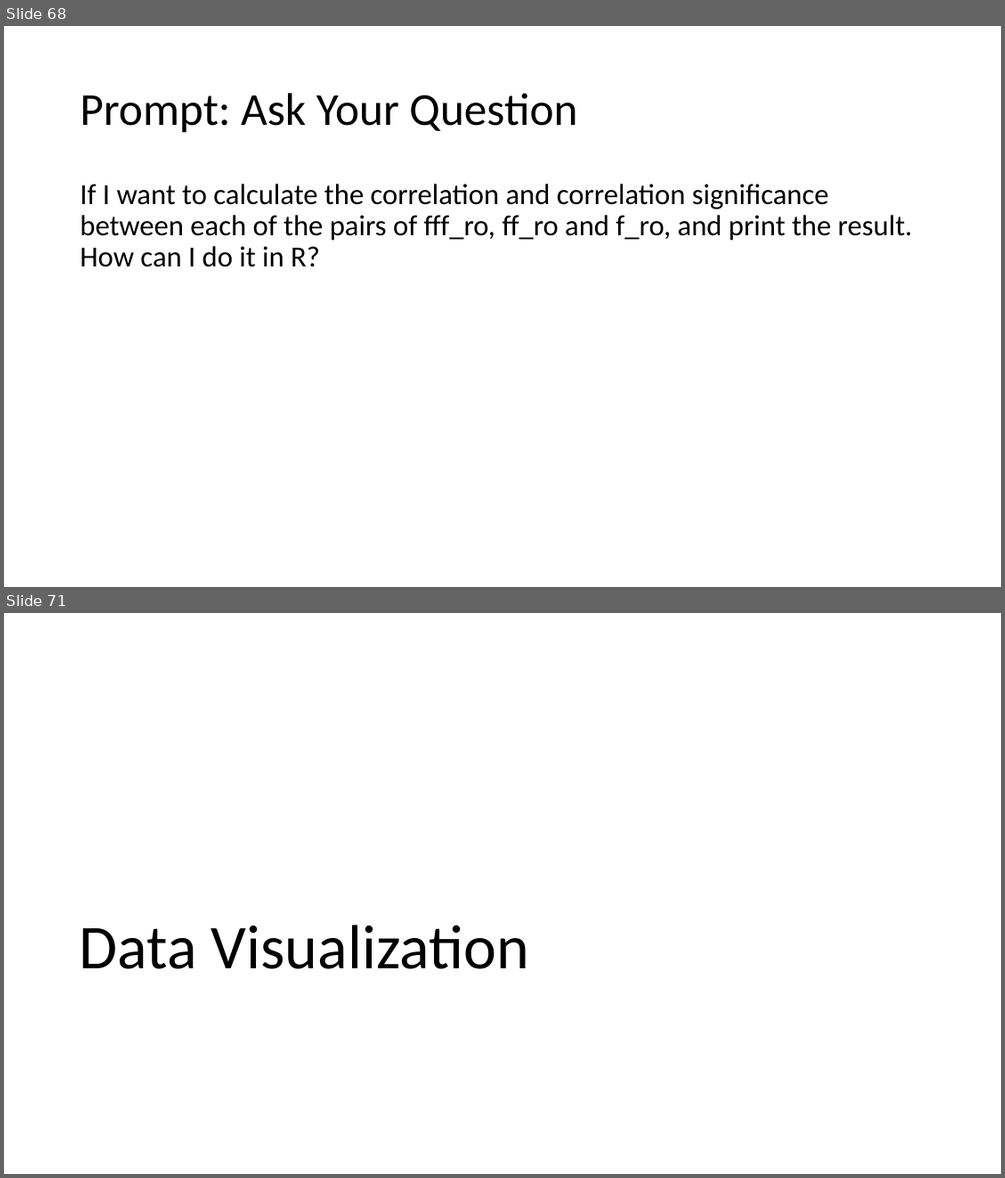
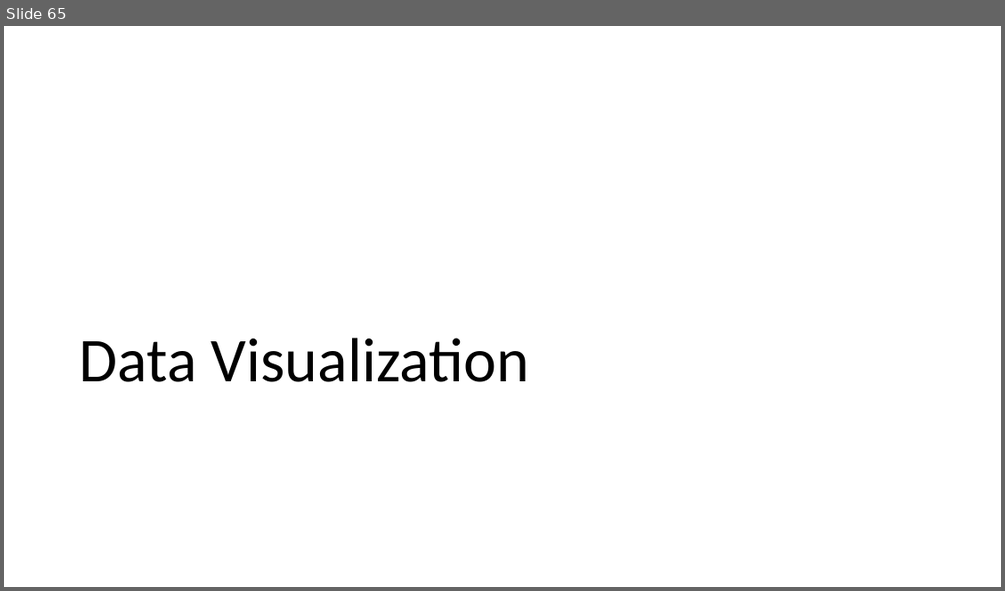
Before and after one commit to fccsdigitalchina/generative_ai_east_asian_studies, a slide deck: _slides/Generative AI for East Asian Studies_use cases.pptx. Shown one above the other, each under a label of ours: slides 68 and 71 before the commit, slide 65 after it; the slides between them are not shown. The pictures are 1005x1178 and 1005x591 pixels, drawn with LibreOffice and Linux fonts; fonts in the diff are those of the drawing. Boxes give left, top, right and bottom in pixels: in the first picture for what was removed or moved away, otherwise in the second. Text is boxed around its words. In the diff, an @@ line names an element or a change of style, - is before the commit and + after.

```diff
--- a/_slides/Generative AI for East Asian Studies_use cases.pptx
+++ b/_slides/Generative AI for East Asian Studies_use cases.pptx
@@ slide 68 removed at bbox=[4, 26, 1001, 587], background #FFFFFF @@
@@ title removed at bbox=[80, 93, 577, 133] @@
-Prompt: Ask Your Question
@@ text removed at bbox=[80, 184, 913, 267] @@
-If I want to calculate the correlation and correlation significance between each of the pairs of fff_ro, ff_ro and f_ro, and print the result. How can I do it in R?
@@ what was slide 71 is now slide 65 @@
```
Also in this commit, not shown: 12 slides changed, 5 other slides removed.
